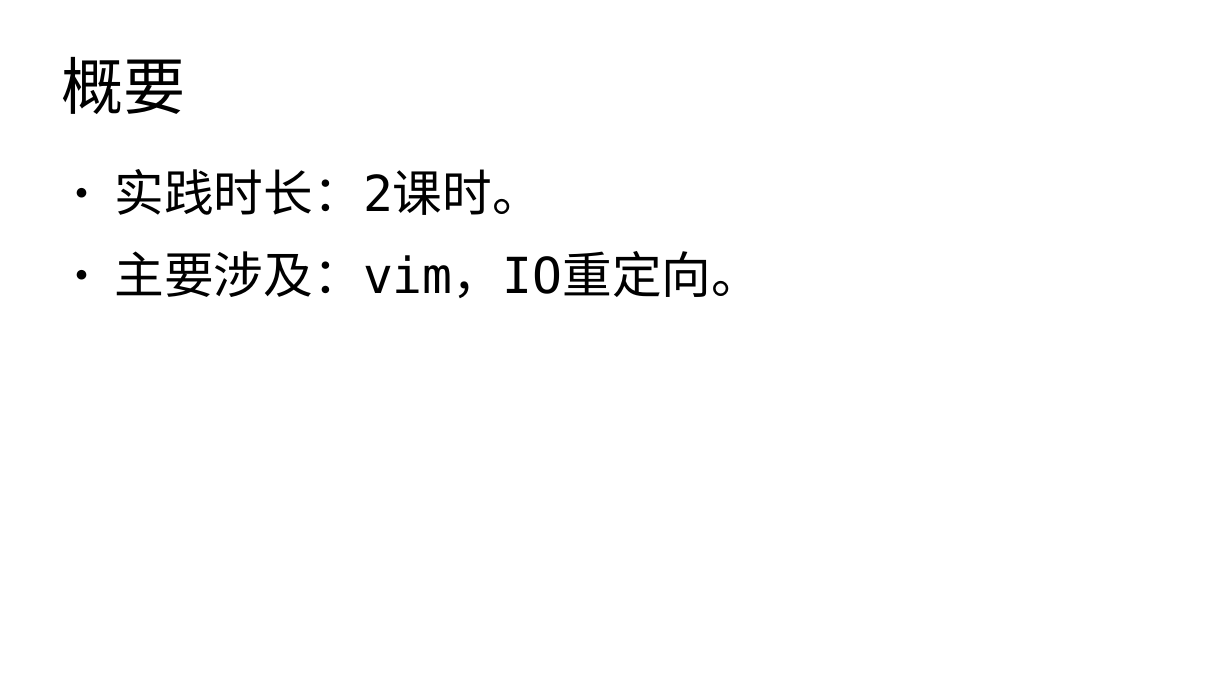
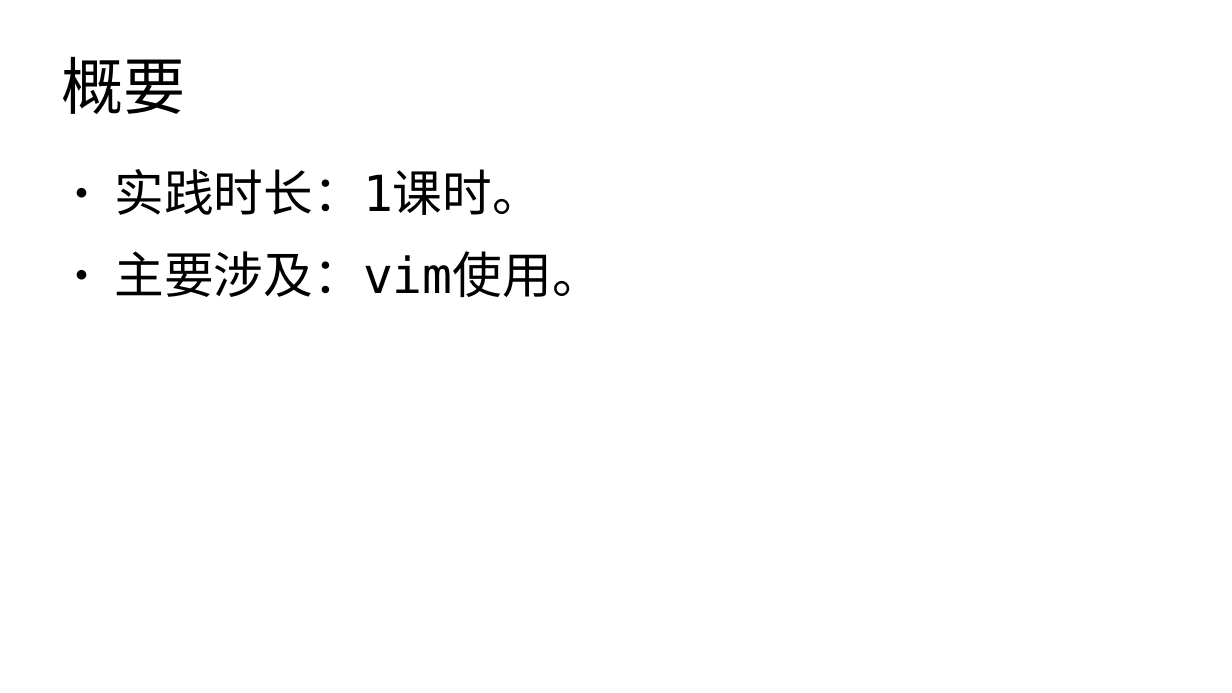
Before and after one commit to master-genius/linux-system, a slide deck: slide 2 of task/task02.odp. Drawn at 1232x693 pixels with LibreOffice and Linux fonts; fonts in the diff are those of the drawing. Boxes give left, top, right and bottom in pixels: in the first picture for what was removed or moved away, otherwise in the second. Text is boxed around its words. In the diff, an @@ line names an element or a change of style, - is before the commit and + after.

```diff
--- a/task/task02.odp
+++ b/task/task02.odp
@@ text at box(114, 169, 601, 298): text changed @@
-● 实践时长：2课时。
-● 主要涉及：vim，IO重定向。
+● 实践时长：1课时。
+● 主要涉及：vim使用。
```
Also in this commit, not shown: 2 other slides changed, 1 slide removed, 3 other files.
